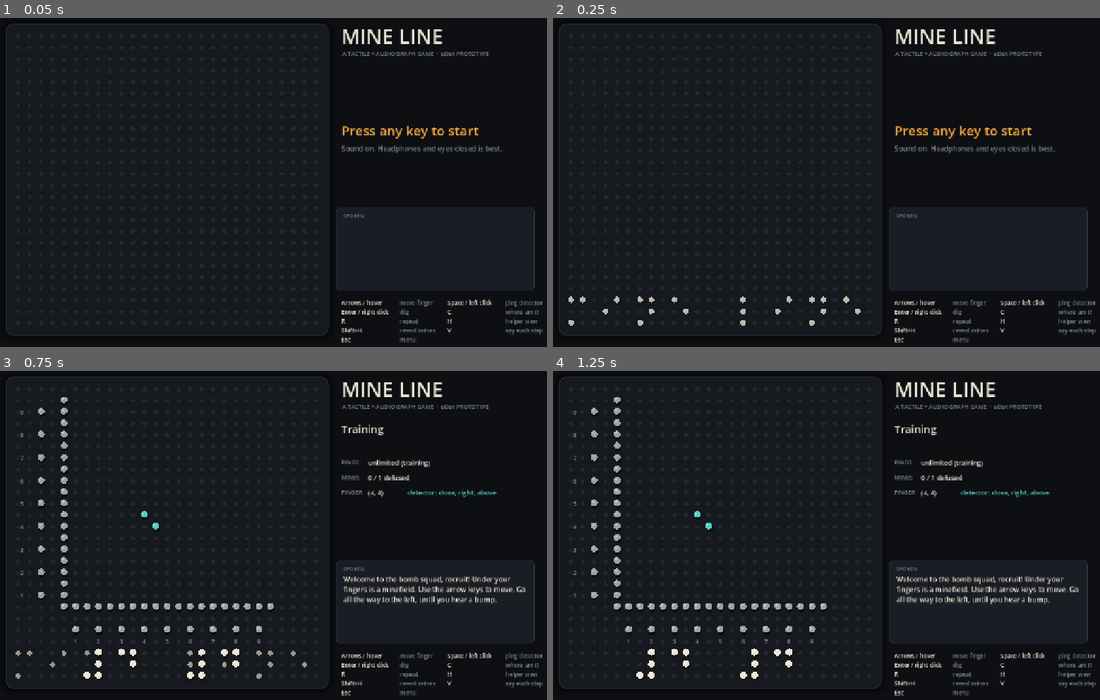
Above: before the commit, frames 1-4 (two rows, left to right).
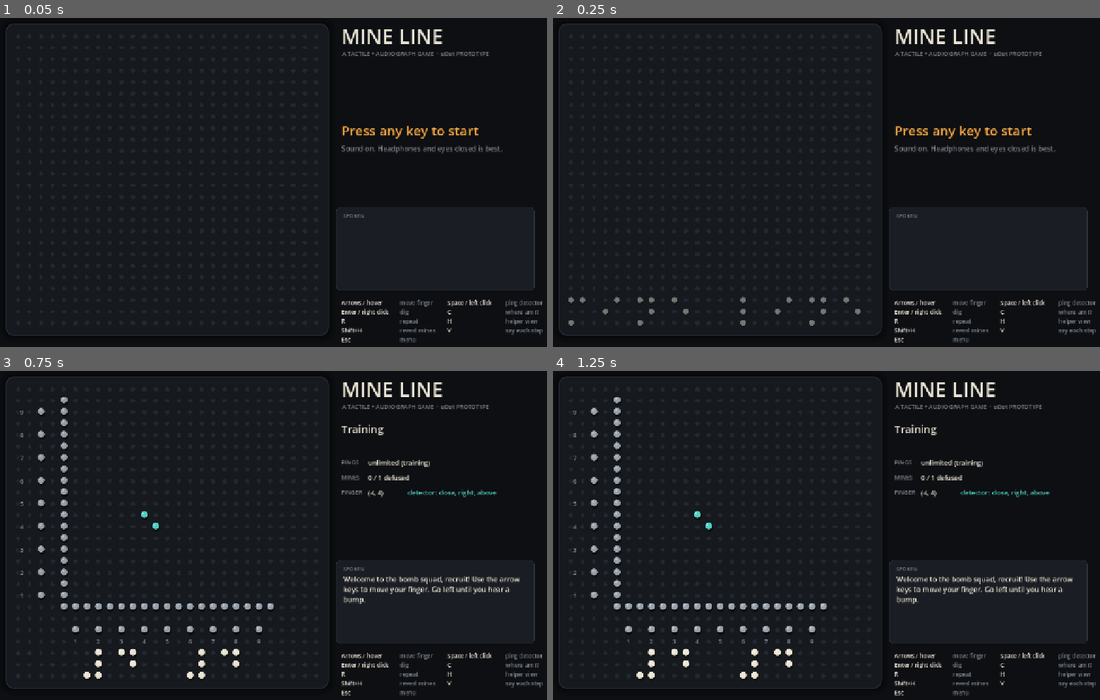
Above: after the commit, the same moments.

Repository: NishaadG/udot-tactile-game
Game: Godot game, scene res://scenes/main.tscn
Same seed, same stepped clock (60 frames per second), same inputs: the game is played once before the commit and once after it.
Inputs (mouse positions are in pixels of both pictures, inside the frame that each line leads up to):
- Up to frame 1 (0.05 s): no input
- Up to frame 2 (0.25 s): no input
- Up to frame 3 (0.75 s): tap Enter at 0.5 s; move the mouse to (399, 515) at 0.52 s; hold Right from 0.53 s (still down); tap Space at 0.6 s; click (399, 515) at 0.67 s
- Up to frame 4 (1.25 s): keep holding Right; tap Space at 0.77, 1.07 s

Frame 1 is identical in both runs. In frame 2, 0.3% of the frame differs, in the area x 2-57%, y 84-94%; in frame 3, 1.3%, in the area x 2-97%, y 8-94%; in frame 4, 1.1%.

Commit message:
Shorter speech, split detector lesson, faster pin rendering, demo take
- Tutorial lines cut to one idea each; detector lesson split across two pings
- Robot pattern hint fades out after Mission 1
- Pins drawn from a pre-rendered texture; flash redraws only when it toggles
  (BOOM speech was arriving ~4s late on slow renderers)
- F2 debug fuse no longer triggers the 30/10-second warnings
- Demo script: timestamp map for the pre-recorded gameplay take

Co-Authored-By: Claude Opus 5.5 <noreply@anthropic.com>
Claude-Session: https://claude.ai/code/session_012vhkdc8KguKWdSnqrgTDLS

Diff:
--- a/scripts/config.gd
+++ b/scripts/config.gd
@@ -33,30 +33,30 @@
 		"tutorial": true,
 		"slope": 0, "offset": 3, "x_from": 1, "x_to": 9,
 		"pings": 0, "fuse": 120.0,
-		"rule": "The mines were all at the same height, 3 up. That's a flat line.",
+		"rule": "Every mine was 3 up. A flat line!",
 	},
 	{
 		"name": "Flat Row",
 		"slope": 0, "offset": 6, "x_from": 1, "x_to": 9,
 		"pings": 6, "fuse": 90.0,
-		"rule": "Every mine was at the same height, 6 up. A flat line!",
+		"rule": "Every mine was 6 up. A flat line!",
 	},
 	{
 		"name": "Staircase",
 		"slope": 1, "offset": 0, "x_from": 1, "x_to": 9,
 		"pings": 5, "fuse": 80.0,
-		"rule": "For every 1 step across, the mines went 1 step up. A staircase line!",
+		"rule": "1 across, 1 up, every time. A staircase line!",
 	},
 	{
 		"name": "Downhill",
 		"slope": -1, "offset": 10, "x_from": 1, "x_to": 9,
 		"pings": 5, "fuse": 75.0,
-		"rule": "For every 1 step across, the mines went 1 step down. A downhill line!",
+		"rule": "1 across, 1 down, every time. A downhill line!",
 	},
 	{
 		"name": "Steep Stairs",
 		"slope": 2, "offset": -1, "x_from": 1, "x_to": 5,
 		"pings": 4, "fuse": 70.0,
-		"rule": "For every 1 step across, the mines jumped 2 steps up. The steepest line yet!",
+		"rule": "1 across, 2 up, every time. The steepest line yet!",
 	},
 ]
--- a/scripts/game.gd
+++ b/scripts/game.gd
@@ -29,13 +29,14 @@
 const C_TEAL := Color("4fd1c5")
 
 const TUTORIAL_LINES := [
-	"Welcome to the bomb squad, recruit! Under your fingers is a minefield. Use the arrow keys to move. Go all the way to the left, until you hear a bump.",
-	"Bump! That's the edge. The raised line along the edge has tick marks, one for every step, so you can count where you are. Press C to hear where you are.",
-	"A mine is hidden somewhere. Press Space to ping your detector, then listen.",
-	"Hear the ticks? Fast ticks mean close. Slow ticks mean far. Ticks in your left ear mean go left, right ear means go right. A higher sound means go up, a lower sound means go down. Move, ping again, and when you hear one long beep, you're right on it. Then press Enter to dig.",
-	"You found it! Now, real mines come in patterns. This row is full of them. Find three, and the rest defuse all at once. That's a chain defuse. And listen. That hiss is the fuse. It lights when you move. If it runs out, boom! Go!",
+	"Welcome to the bomb squad, recruit! Use the arrow keys to move your finger. Go left until you hear a bump.",
+	"Bump! That's the edge. Count the tick marks along it to know where you are. Press C to hear where you are.",
+	"A mine is hidden somewhere. Press Space to ping your detector, and listen.",
+	"Hear that? Fast ticks mean close. Slow ticks mean far. Left ear, go left. Right ear, go right. Move, and ping again.",
+	"Now listen to the pitch. Higher means go up. Lower means go down. One long beep means you're on it. Press Enter to dig!",
+	"You found it! Mines come in patterns, and this row is full of them. Find three, and the rest defuse together. Hear that hiss? That's the fuse. Go!",
 ]
-const HINT_LINE := "Beep boop! Two mines found. The saboteur always buries them in a pattern. Feel them. How far across? How far up? Guess where the next one is, and you won't need to ping!"
+const HINT_LINE := "Beep boop! Two mines. They make a pattern. How far across? How far up? Guess the next one. No ping needed!"
 
 var display: TactileDisplay
 var sfx: SfxScript
@@ -146,6 +147,8 @@
 		return
 	if debug and k == KEY_F2 and state == State.PLAYING and fuse_lit:
 		fuse = 3.0
+		warned[30] = true
+		warned[10] = true
 		return
 	match state:
 		State.TITLE:
@@ -295,14 +298,14 @@
 		cursor = Vector2i(1, 1)
 		state = State.PLAYING
 		sfx.play("go")
-		speech.say("Mission %d: %s. %d mines. %d pings. %d second fuse. The fuse lights when you move. Good luck!" %
-				[i, level["name"], mines.size(), pings_left, int(fuse_max)])
+		speech.say("Mission %d: %s. %d mines, %d pings. The fuse lights when you move. Go!" %
+				[i, level["name"], mines.size(), pings_left])
 	_refresh()
 
 
 func _start_tutorial_row() -> void:
 	tutorial_phase = 2
-	tut_step = 4
+	tut_step = 5
 	found.clear()
 	dug.clear()
 	hinted = false
@@ -312,7 +315,7 @@
 	fuse = fuse_max
 	fuse_lit = false
 	state = State.PLAYING
-	speech.say(TUTORIAL_LINES[4])
+	speech.say(TUTORIAL_LINES[5])
 	_refresh()
 
 
@@ -452,7 +455,7 @@
 				return
 			sfx.play("tick", pan, pitch)
 			await _wait(interval)
-	if serial == ping_serial and tutorial_phase == 1 and tut_step == 2:
+	if serial == ping_serial and tutorial_phase == 1 and (tut_step == 2 or tut_step == 3):
 		_tut_advance()
 
 
@@ -493,7 +496,8 @@
 			_chain()
 			return
 		speech.say("Mine defused! %d across, %d up." % [at.x, at.y])
-		if found.size() == 2 and not hinted:
+		# The robot hint is scaffolding: it fades out after the first mission.
+		if found.size() == 2 and not hinted and level_index <= 1:
 			hinted = true
 			await _wait(1.9)
 			if state == State.PLAYING:
@@ -593,10 +597,10 @@
 		return
 	var msg: String
 	if tutorial_phase == 2:
-		msg = "Training complete! %s In missions your detector has only a few pings, so spotting the pattern is how you win. Press Enter to start mission one." % level["rule"]
+		msg = "Training complete! %s In missions you only get a few pings, so use the pattern. Press Enter for mission one." % level["rule"]
 	else:
-		msg = "Mission complete! %s You earned %d star%s. Score %d. Press Enter for the next mission." % [
-			level["rule"], s, "" if s == 1 else "s", score]
+		msg = "Mission complete! %s %d star%s! Press Enter for the next mission." % [
+			level["rule"], s, "" if s == 1 else "s"]
 	speech.say(msg)
 
 
@@ -615,7 +619,7 @@
 	await _wait(1.7)
 	if state != State.BOOMED:
 		return
-	speech.say("Boom! The fuse ran out. Feel the field: every mine is showing now, so you can feel the pattern. Press Enter to try again.")
+	speech.say("Boom! The fuse ran out. Feel the field: now every mine is showing. Press Enter to try again.")
 
 
 func _wait(seconds: float) -> Signal:
--- a/scripts/tactile_display.gd
+++ b/scripts/tactile_display.gd
@@ -44,6 +44,8 @@
 var _refresh_timer := 0.0
 var _flash_left := 0.0
 var _animating := true
+var _flash_phase := -1
+var _pin_tex := {}                   # colour -> pre-rendered pin sprite
 var _plate_style := StyleBoxFlat.new()
 var _label_style := StyleBoxFlat.new()
 
@@ -140,7 +142,10 @@
 			_animating = true
 	if _flash_left > 0.0:
 		_flash_left -= delta
-		queue_redraw()
+		var phase := -1 if _flash_left <= 0.0 else int(_flash_left / 0.09) % 2
+		if phase != _flash_phase:      # only redraw when the flash actually toggles
+			_flash_phase = phase
+			queue_redraw()
 		return
 	if not _animating:
 		return
@@ -165,8 +170,34 @@
 			base.draw_circle(Vector2((x + 0.5) * pitch_px, (y + 0.5) * pitch_px), pitch_px * 0.19, C_SOCKET)
 
 
+## A raised pin (drop shadow, body, highlight) rendered once per colour, then
+## stamped as a texture: far cheaper than drawing vector circles every frame.
+func _pin_texture(col: Color) -> Texture2D:
+	var key := col.to_html()
+	if _pin_tex.has(key):
+		return _pin_tex[key]
+	var size := int(ceil(pitch_px))
+	var img := Image.create(size, size, false, Image.FORMAT_RGBA8)
+	var r := pitch_px * 0.3
+	var body := Vector2(size / 2.0, size / 2.0 - 2.0)
+	var shadow := body + Vector2(1.5, 4.5)
+	var shine := body + Vector2(-0.3, -0.35) * r
+	for y in size:
+		for x in size:
+			var p := Vector2(x + 0.5, y + 0.5)
+			var out := Color(0, 0, 0, 0)
+			out = out.blend(Color(0, 0, 0, C_SHADOW.a * clampf(r - p.distance_to(shadow) + 0.5, 0, 1)))
+			out = out.blend(Color(col, clampf(r - p.distance_to(body) + 0.5, 0, 1)))
+			out = out.blend(Color(1, 1, 1, 0.38 * clampf(r * 0.32 - p.distance_to(shine) + 0.5, 0, 1)))
+			img.set_pixel(x, y, out)
+	var tex := ImageTexture.create_from_image(img)
+	_pin_tex[key] = tex
+	return tex
+
+
 func _draw() -> void:
 	var r := pitch_px * 0.3
+	var half := ceilf(pitch_px) / 2.0
 	var flash_on := _flash_left > 0.0 and int(_flash_left / 0.09) % 2 == 0
 	for y in rows:
 		for x in cols:
@@ -179,10 +210,12 @@
 				var col: Color = C_PIN
 				if helper and _flash_left <= 0.0:
 					col = KIND_COLORS.get(shown_kind[i], C_PIN)
-				var lift := Vector2(0, -2.0 * h)
-				draw_circle(c + Vector2(1.5, 2.5) * h, r, Color(C_SHADOW, C_SHADOW.a * h))
-				draw_circle(c + lift, r * (0.75 + 0.25 * h), col.darkened(0.35 * (1.0 - h)))
-				draw_circle(c + lift + Vector2(-0.3, -0.35) * r, r * 0.32, Color(1, 1, 1, 0.38 * h))
+				var tex := _pin_texture(col)
+				if h >= 0.99:
+					draw_texture(tex, c - Vector2(half, half))
+				else:   # rising / falling: grow in and fade
+					var sc := 0.75 + 0.25 * h
+					draw_texture_rect(tex, Rect2(c - Vector2(half, half) * sc + Vector2(0, 2.0 * (1.0 - h)), Vector2(half, half) * 2.0 * sc), false, Color(1, 1, 1, h))
 			if helper and hint[i] == 1:
 				draw_arc(c, r + 2.0, 0, TAU, 20, C_HINT, 1.6, true)
 	if helper:
--- a/tests/smoke_test.gd
+++ b/tests/smoke_test.gd
@@ -56,6 +56,8 @@
 	check(game.tut_step == 2, "C advances tutorial")
 	key(KEY_SPACE); await wait(2.6)
 	check(game.tut_step == 3, "ping advances tutorial")
+	key(KEY_SPACE); await wait(2.6)
+	check(game.tut_step == 4, "second ping teaches pitch")
 	game.cursor = Vector2i(6, 5)
 	key(KEY_ENTER); await wait(1.6)
 	check(game.tutorial_phase == 2 and game.mines.size() == 9, "row lesson: 9 mines on y=3")
Not shown, changed: docs/demo-video-script.md
